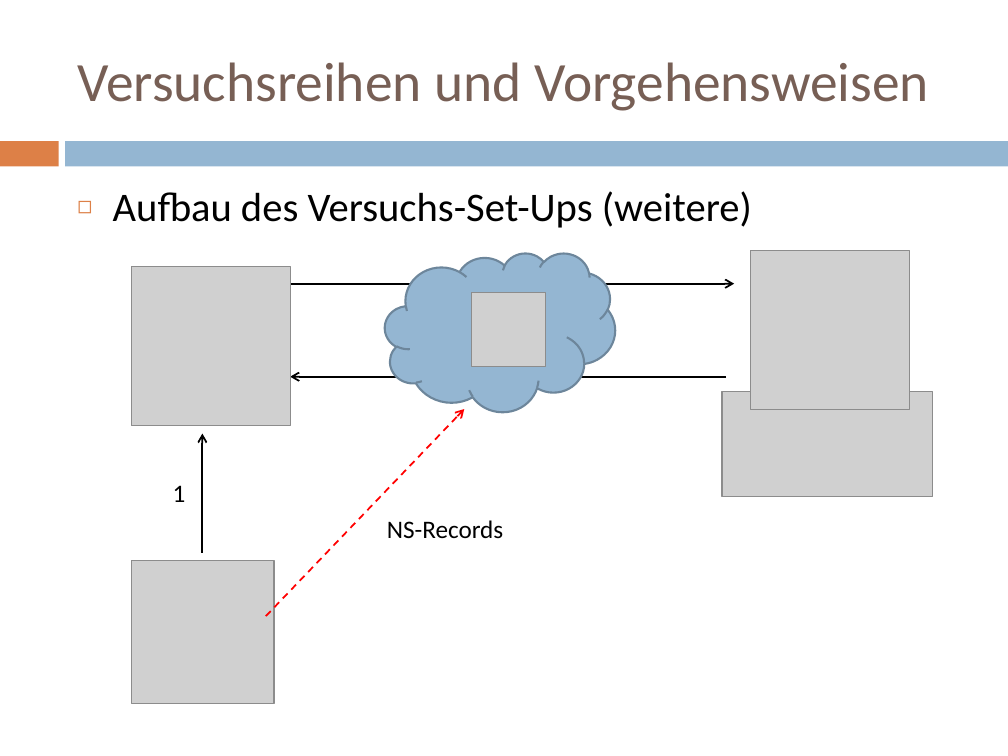
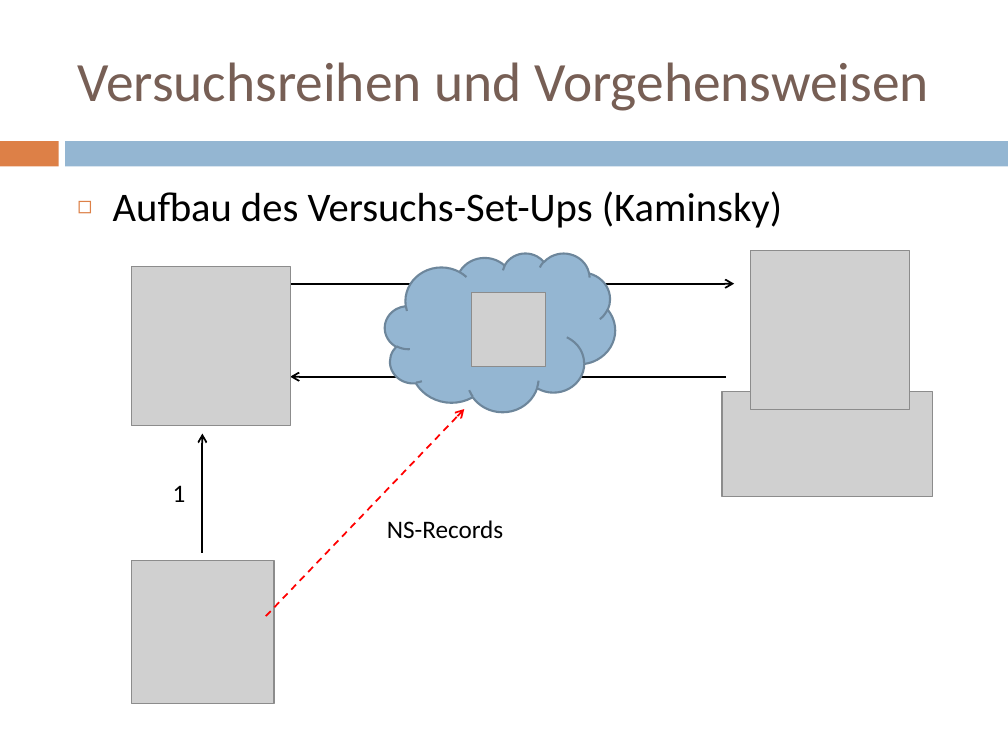
Before and after one commit to doctordebug/Hackerpraktikum, a slide deck: slide 22 of Präsentationen/PT3.pptx (slide 17 before the commit). Drawn at 1008x756 pixels with LibreOffice and Linux fonts; fonts in the diff are those of the drawing; grey boxes stand for pictures. Boxes give left, top, right and bottom in pixels: in the first picture for what was removed or moved away, otherwise in the second. Text is boxed around its words. In the diff, an @@ line names an element or a change of style, - is before the commit and + after.

```diff
--- a/Präsentationen/PT3.pptx
+++ b/Präsentationen/PT3.pptx
@@ text at (113,191,782,228): text changed @@
-◻ Aufbau des Versuchs-Set-Ups (weitere)
+◻ Aufbau des Versuchs-Set-Ups (Kaminsky)
```
Also in this commit, not shown: 6 other slides changed, 5 slides added, 8 other files.
